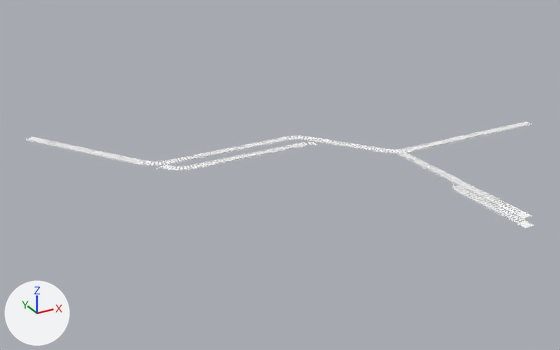
A saved change to the FBX model Assets/Meshes/Manmade/Oswiecim/mesh_Oswiecim2TrainTracks.fbx.
Camera for both pictures: a 50 mm lens placed at (-68.8, -108.0, 52.5), pointed at (-8.0, 2.5, -2.7). Every picture has the same lights, and +X, +Y and +Z are marked at lower left. Where no turn or scale is listed for an object, it has been applied to the vertices. Vertices at the same position are counted once.

The older version as bpy lines, for what is in view:
```python
me_scene_010 = bpy.data.meshes.new('Scene.010')
me_scene_010.from_pydata(...)  # 3901 vertices, 6571 faces; spans x -44.9..44.9, y -36.9..35.7, z -0.3..0.0
me_scene_010.materials.append(mat_metal_04_001)  # white #ffffff
ob_cube__6__001 = bpy.data.objects.new('Cube__6_.001', me_scene_010)
ob_cube__6__001.location = (0.0, 0.0, 0.0)
```
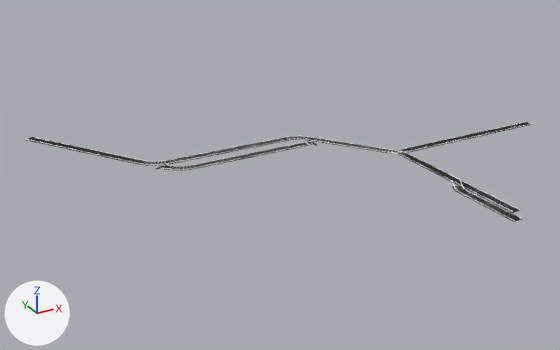
Commit message: Added Train Tracks to oswiecim 2,3 and 4

Where the newer file only moved an object's origin or applied its transform, the numbers keep the older frame.

Pixel boxes [x1, y1, x2, y2] of what changed, in the pictures (560 x 350 px):
'Cube__6_.001', reshaped
    before: [26, 121, 534, 228]
    after: [26, 121, 532, 222]
part 1 of me_scene_010, deleted
    before: [517, 221, 534, 228]
part 2 of me_scene_010, deleted
    before: [514, 211, 531, 219]
part 3 of me_scene_010, cut back
    before: [283, 136, 410, 156]
part 4 of me_scene_010, cut back
    before: [452, 180, 533, 227]
    after: [479, 192, 522, 222]
part 5 of me_scene_010, cut back
    before: [129, 157, 194, 170]
part 6 of me_scene_010, recoloured
    both: [34, 122, 531, 216]

What changed in the scene script:
```text
Add mat_black:
    mat_black = principled_material('Black')
    mat_black.base_color = (0.0, 0.0, 0.0)  # black #000000
    mat_black.roughness = 0.553
Change me_scene_010:
    used by ob_cube__6__001; location = (0.0, 0.0, 0.0)
    remove me_scene_010.from_pydata(...)  # 3901 vertices, 6571 faces; spans x -44.9..44.9, y -36.9..35.7, z -0.3..0.0
    add me_scene_010.from_pydata(...)  # 3399 vertices, 5589 faces; spans x -44.9..44.9, y -34.6..35.7, z -0.3..0.0
    me_scene_010 part 1: the loose piece of 8 vertices spanning x 11.2..13.0, y -36.9..-35.1, z -0.2..-0.1 is deleted
    me_scene_010 part 2: the loose piece of 8 vertices spanning x 13.1..14.9, y -34.5..-32.6, z -0.2..-0.1 is deleted
    me_scene_010 part 3: 11 vertices moved within x 0.1..12.4, y -6.0..11.8, z -0.1..0.0; 274 vertices removed from x -1.7..14.6, y -6.0..12.3, z -0.1..0.0
    me_scene_010 part 4: 6 vertices moved from x 11.4..14.8, y -36.8..-34.3, z -0.1..0.0 to x 11.3..14.8, y -34.5..-32.1, z -0.1..0.0; 108 vertices removed from x 10.9..14.9, y -36.8..-19.5, z -0.2..0.0; 16 vertices added at x 11.1..14.8, y -34.5..-32.1, z -0.2..0.0
    me_scene_010 part 5: 1 vertex moved within x -26.3, y 11.0, z -0.1; 96 vertices removed from x -29.7..-22.6, y 6.8..13.8, z -0.1..0.0
    me_scene_010 part 6: 882 faces spanning x -44.9..44.8, y -34.6..35.7, z -0.3..-0.1 switch from mat_metal_04_001 (white #ffffff) to mat_black (black #000000)
```
